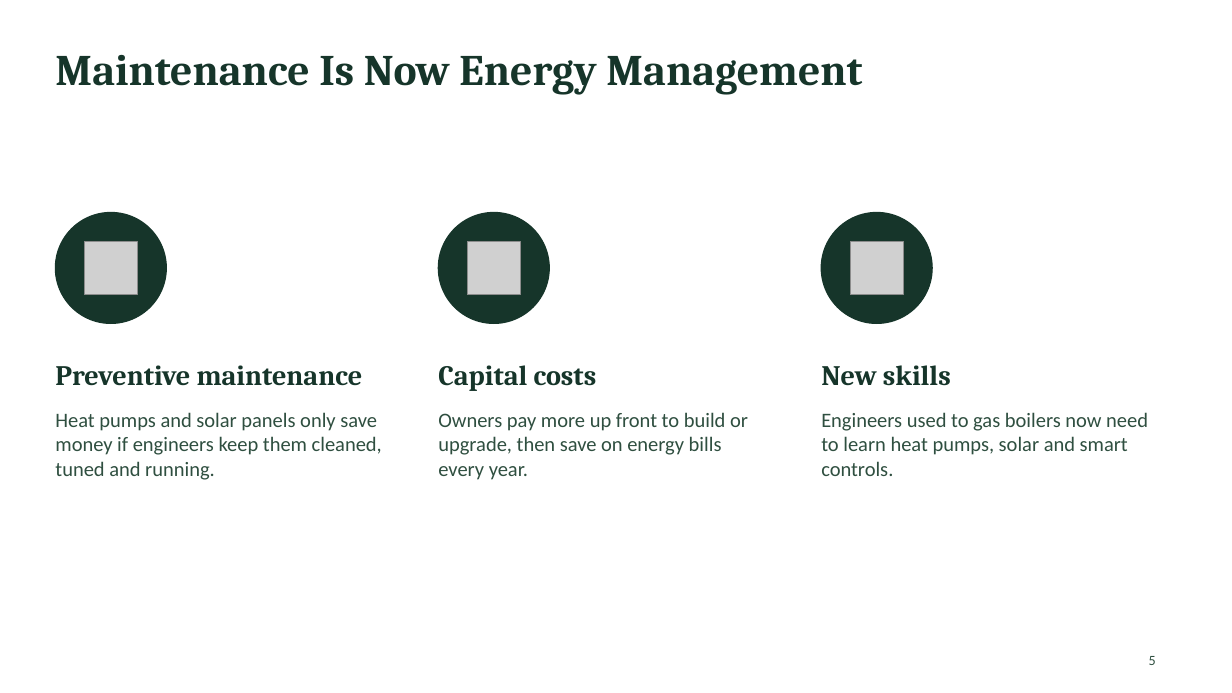
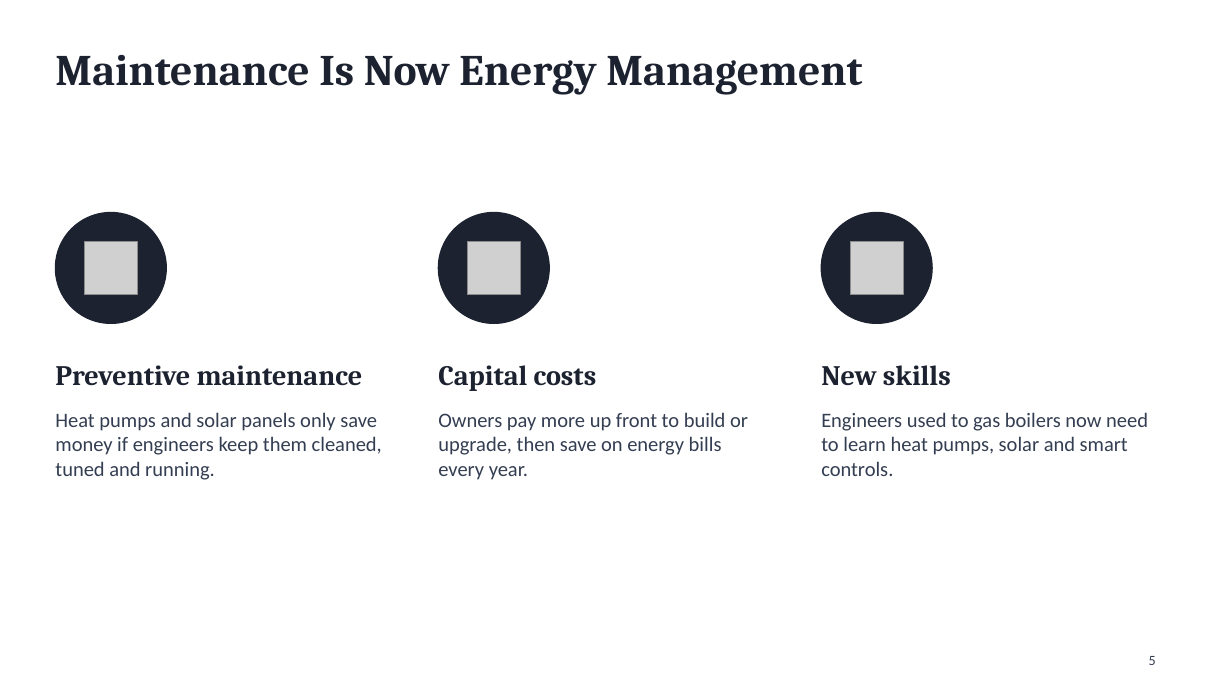
Before and after one commit to Hsattar123/hsattar, a slide deck: slide 5 of Facility Engineering - Version B (Hilton Clean Energy Hotel).pptx. Drawn at 1232x693 pixels with LibreOffice and Linux fonts; fonts in the diff are those of the drawing; grey boxes stand for pictures. Boxes give left, top, right and bottom in pixels: in the first picture for what was removed or moved away, otherwise in the second. Text is boxed around its words. In the diff, an @@ line names an element or a change of style, - is before the commit and + after.

```diff
--- a/Facility Engineering - Version B (Hilton Clean Energy Hotel).pptx
+++ b/Facility Engineering - Version B (Hilton Clean Energy Hotel).pptx
@@ fill #16352A to #1C2230; outline #16352A 1 pt to #1C2230 1 pt in 3 elements at [55, 213, 166, 323], [438, 213, 549, 323], [822, 213, 933, 323] @@
@@ text colour #16352A to #1C2230 in 4 elements at [55, 55, 862, 95], [55, 365, 363, 386], [438, 365, 597, 391], [821, 365, 951, 386] @@
@@ text colour #2F4F40 to #343E52 in 4 elements at [55, 412, 382, 480], [438, 412, 748, 480], [821, 412, 1148, 476], [1149, 656, 1156, 665] @@
```
Also in this commit, not shown: 5 other slides changed, 3 other files.
